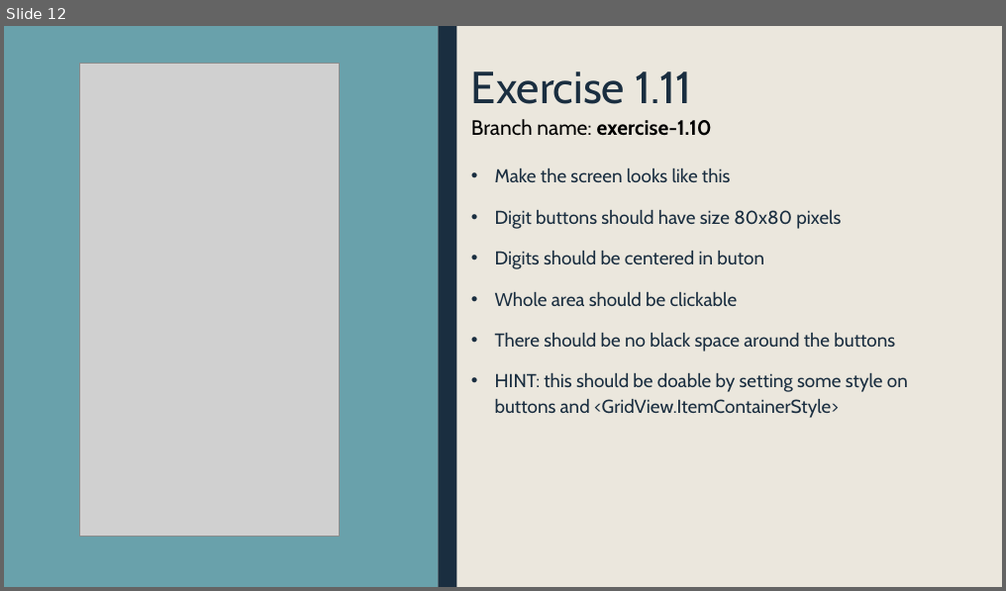
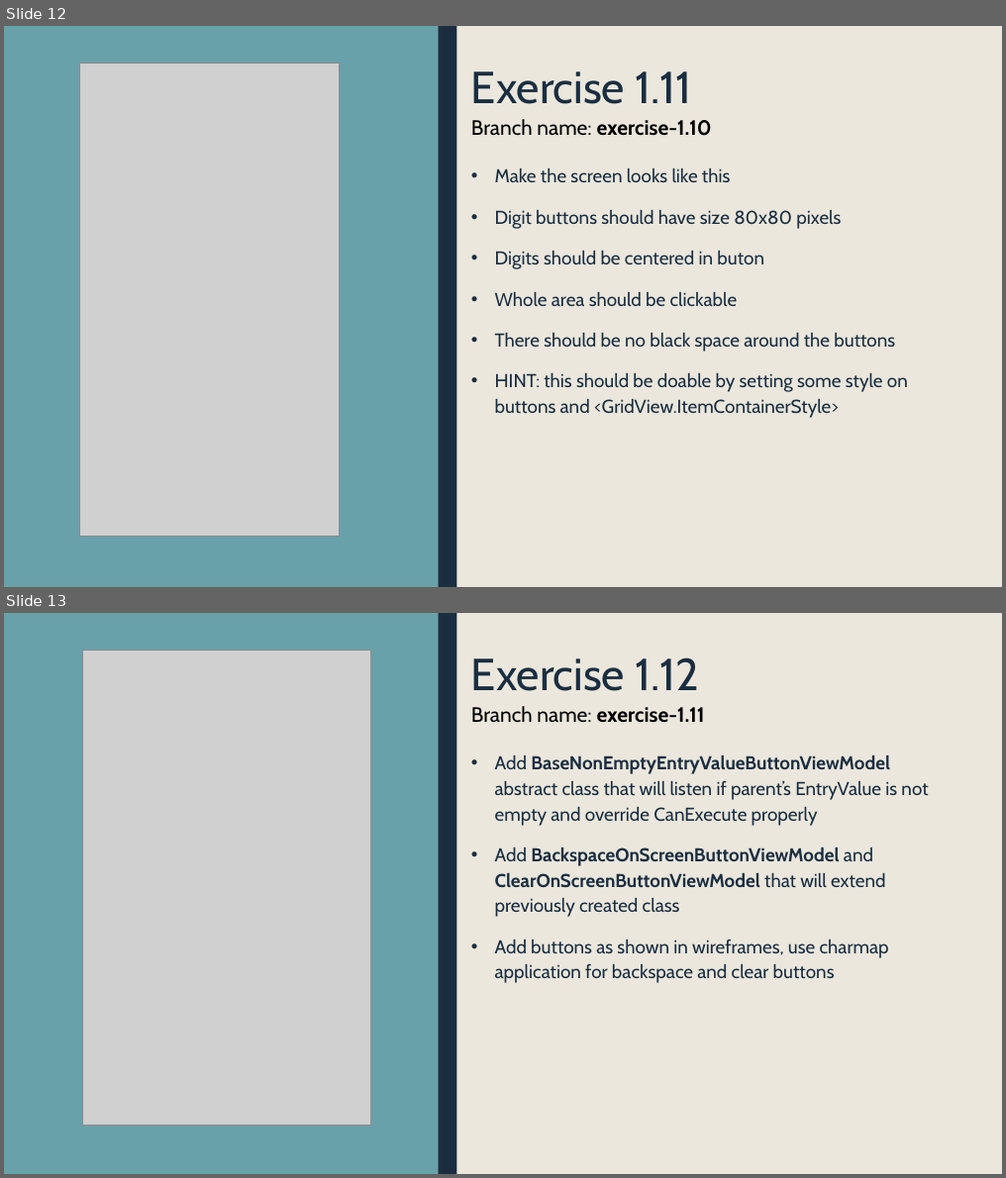
Before and after one commit to krajniak/PumConverter, a slide deck: exercises.pptx. Shown one above the other, each under a label of ours: slide 12 before the commit, slides 12 and 13 after it. The pictures are 1006x591 and 1006x1178 pixels, drawn with LibreOffice and Linux fonts; fonts in the diff are those of the drawing; grey boxes stand for pictures. Boxes give left, top, right and bottom in pixels: in the first picture for what was removed or moved away, otherwise in the second. Text is boxed around its words. In the diff, an @@ line names an element or a change of style, - is before the commit and + after.

Commit message:
Added backspace and clear buttons class

```diff
--- a/exercises.pptx
+++ b/exercises.pptx
@@ slide 13 added at (4, 613, 1002, 1174), background #EBE7DD; not listed: 2 template elements that a slide beside it also shows @@
@@ picture added at (82, 651, 371, 1125) @@
@@ title added at (471, 658, 699, 691), 43.2 pt, text #1A2E40 @@
+Exercise 1.12
@@ text added at (471, 706, 705, 723), 20 pt, text #000000, bold @@
+Branch name: exercise-1.11
@@ text added at (495, 756, 928, 983), 18 pt, text #1A2E40 @@
+• Add BaseNonEmptyEntryValueButtonViewModel abstract class that will listen if parent’s EntryValue is not empty and override CanExecute properly
+• Add BackspaceOnScreenButtonViewModel and ClearOnScreenButtonViewModel that will extend previously created class
+• Add buttons as shown in wireframes, use charmap application for backspace and clear buttons
```
Also in this commit, not shown: 5 other files.
